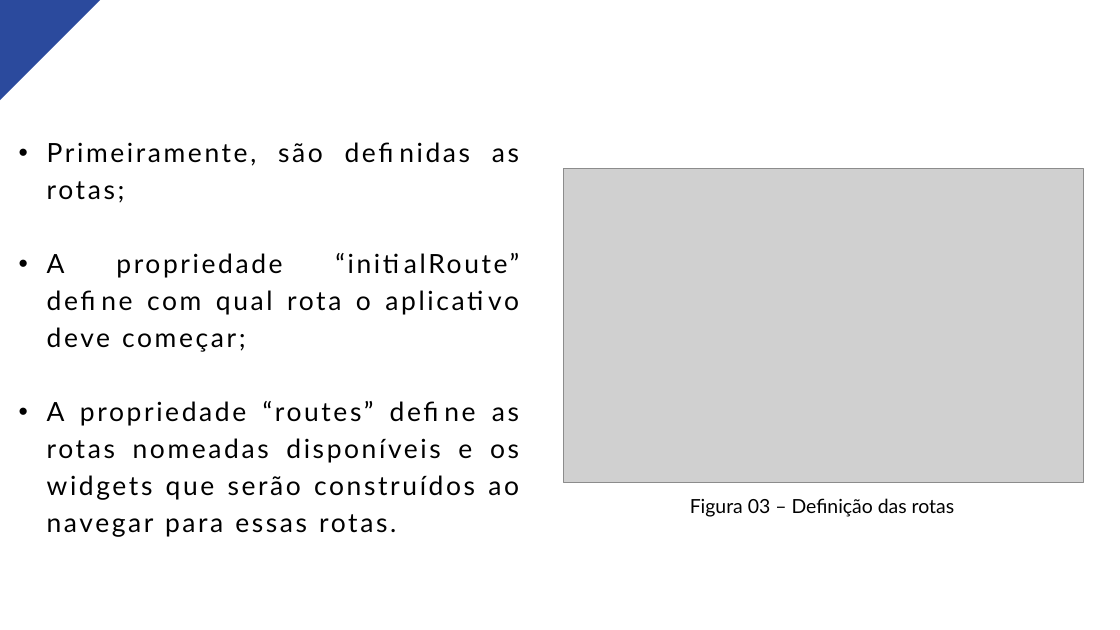
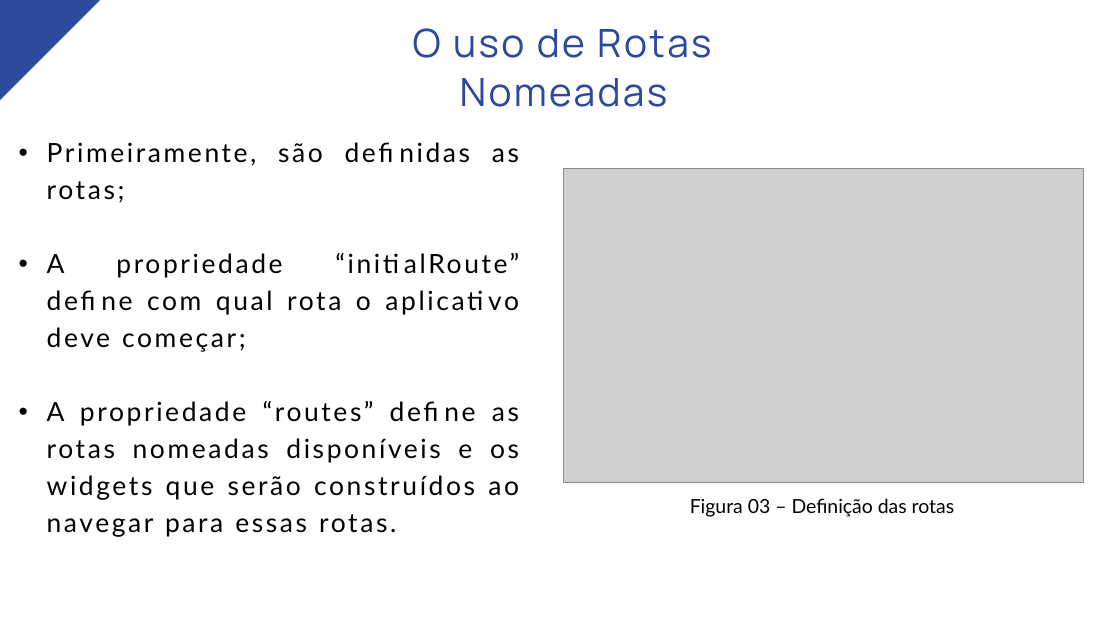
Before and after one commit to nataliascosta/Flutter, a slide deck: slide 9 of Módulo 05 - Navegação entre telas/Módulo V - Navegação entre Telas.pptx. Drawn at 1120x630 pixels with LibreOffice and Linux fonts; fonts in the diff are those of the drawing; grey boxes stand for pictures. Boxes give left, top, right and bottom in pixels: in the first picture for what was removed or moved away, otherwise in the second. Text is boxed around its words. In the diff, an @@ line names an element or a change of style, - is before the commit and + after.

```diff
--- a/Módulo 05 - Navegação entre telas/Módulo V - Navegação entre Telas.pptx
+++ b/Módulo 05 - Navegação entre telas/Módulo V - Navegação entre Telas.pptx
@@ text added at bbox=[413, 28, 711, 107], 50 pt, text #2B4A9D @@
+O uso de Rotas Nomeadas
```
Also in this commit, not shown: 1 other file.
